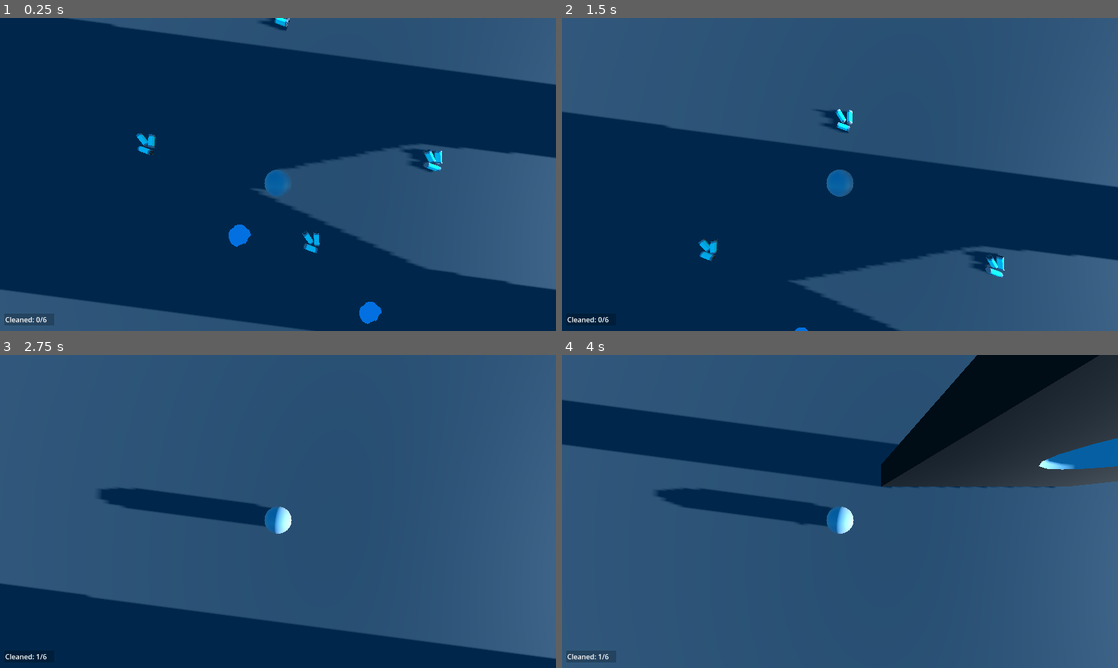
Above: before the commit, frames 1-4 (two rows, left to right).
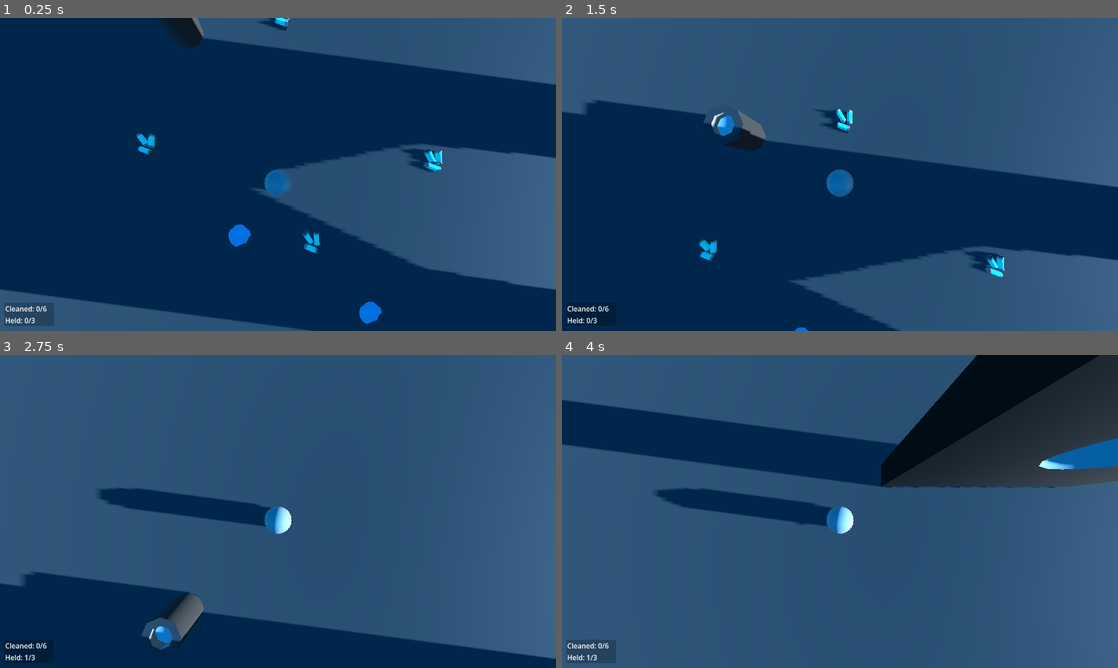
Above: after the commit, the same moments.

Repository: JustDavide/JanitorDemo
Game: Godot game, scene res://scenes/main.tscn
Same seed, same stepped clock (60 frames per second), same inputs: the game is played once before the commit and once after it.
Inputs (mouse positions are in pixels of both pictures, inside the frame that each line leads up to):
- Up to frame 1 (0.25 s): no input
- Up to frame 2 (1.5 s): tap Enter at 0.5 s; move the mouse to (867, 174) at 0.52 s; hold E (Interact) 0.53-1.28 s; hold W (Forwards) from 0.53 s (still down); move the mouse to (812, 174) at 1.27 s; tap E (Interact) at 1.35 s
- Up to frame 3 (2.75 s): keep holding W (Forwards); tap E (Interact) at 2 s; move the mouse to (289, 505) at 2.02 s; hold E (Interact) from 2.03 s (still down); click (289, 505) at 2.1 s
- Up to frame 4 (4 s): keep holding W (Forwards); move the mouse to (834, 517) at 2.77 s; release E (Interact) at 2.78 s; tap E (Interact) at 2.85 s; move the mouse to (878, 514) at 3.52 s; hold E (Interact) from 3.53 s (still down)

The runs differ from the first frame. In frame 1, 1.3% of the frame differs, in the area x 0-37%, y 0-99%; in frame 2, 2.1%; in frame 3, 2.8%, in the area x 1-37%, y 69-98%; in frame 4, 0.4%.

Commit message:
added trashcan mechanic, inventory "system", other stuff?
Now we have to dump the trash so it has some gameplay ig?

Diff:
--- /dev/null
+++ b/assets/trash/trash_can.tscn
@@ -0,0 +1,39 @@
+[gd_scene format=3 uid="uid://cbt2raoawt2la"]
+
+[ext_resource type="Script" uid="uid://2lfd270j6at1" path="res://scripts/trash_can.gd" id="1_abd7n"]
+
+[sub_resource type="StandardMaterial3D" id="StandardMaterial3D_q5kda"]
+albedo_color = Color(0.22670749, 0.22670749, 0.22670746, 1)
+
+[sub_resource type="StandardMaterial3D" id="StandardMaterial3D_abd7n"]
+albedo_color = Color(0.6860115, 0.67439246, 0.73272985, 1)
+
+[sub_resource type="BoxShape3D" id="BoxShape3D_h2oqf"]
+size = Vector3(1.9502258, 1.391449, 2.1514435)
+
+[node name="TrashCan" type="Node3D" unique_id=512871746]
+script = ExtResource("1_abd7n")
+
+[node name="CSGCylinder3D" type="CSGCylinder3D" parent="." unique_id=581446761]
+transform = Transform3D(1, 0, 0, 0, 1, 0, 0, 0, 1, 0, 0.7352295, 0)
+use_collision = true
+radius = 0.7236328
+height = 1.7165527
+material = SubResource("StandardMaterial3D_q5kda")
+
+[node name="CSGCylinder3D" type="CSGCylinder3D" parent="CSGCylinder3D" unique_id=757442241]
+transform = Transform3D(1, 0, 0, 0, 1, 0, 0, 0, 1, 0, 0.22021484, 0)
+operation = 2
+radius = 0.41992188
+height = 1.5595703
+
+[node name="CSGCylinder3D2" type="CSGCylinder3D" parent="CSGCylinder3D" unique_id=275662816]
+transform = Transform3D(1, 0, 0, 0, 1, 0, 0, 0, 1, 0, -0.08288574, 0)
+height = 1.3444824
+material = SubResource("StandardMaterial3D_abd7n")
+
+[node name="Area3D" type="Area3D" parent="." unique_id=1503571460]
+
+[node name="CollisionShape3D" type="CollisionShape3D" parent="Area3D" unique_id=1377695918]
+transform = Transform3D(1.5, 0, 0, 0, 1.5, 0, 0, 0, 1.5, -0.041234553, 0.78057754, 0.027240753)
+shape = SubResource("BoxShape3D_h2oqf")
--- a/scenes/Player.tscn
+++ b/scenes/Player.tscn
@@ -2,6 +2,7 @@
 
 [ext_resource type="Script" uid="uid://cwssoo2wyi8b4" path="res://scripts/CharacterController.gd" id="1_rpqav"]
 [ext_resource type="Script" uid="uid://beyhpser1dmet" path="res://scripts/debug.gd" id="2_kyqiw"]
+[ext_resource type="Script" uid="uid://cmg0h8jbspyf4" path="res://scripts/held.gd" id="4_mdl7e"]
 [ext_resource type="Script" uid="uid://b1avdn5xhfwhc" path="res://scripts/CleanProgress.gd" id="5_qu4a1"]
 
 [sub_resource type="CapsuleMesh" id="CapsuleMesh_q4ygm"]
@@ -45,6 +46,10 @@
 [sub_resource type="Theme" id="Theme_70d11"]
 ProgressBar/styles/background = SubResource("StyleBoxFlat_3li8b")
 ProgressBar/styles/fill = SubResource("StyleBoxFlat_qu4a1")
+
+[sub_resource type="Theme" id="Theme_mdl7e"]
+Label/colors/font_color = Color(1, 0, 0, 1)
+Label/colors/font_outline_color = Color(0, 0, 0, 1)
 
 [sub_resource type="SphereShape3D" id="SphereShape3D_qu4a1"]
 radius = 0.9989629
@@ -91,9 +96,9 @@
 [node name="CleanedPanel" type="PanelContainer" parent="UI" unique_id=789117837]
 layout_mode = 0
 offset_left = 10.0
-offset_top = 680.0
+offset_top = 655.0
 offset_right = 125.0
-offset_bottom = 707.0
+offset_bottom = 709.0
 theme = SubResource("Theme_qu4a1")
 
 [node name="MarginContainer" type="MarginContainer" parent="UI/CleanedPanel" unique_id=1635709921]
@@ -102,10 +107,15 @@
 [node name="VBoxContainer" type="VBoxContainer" parent="UI/CleanedPanel/MarginContainer" unique_id=1678175961]
 layout_mode = 2
 
-[node name="Label" type="Label" parent="UI/CleanedPanel/MarginContainer/VBoxContainer" unique_id=736822612]
+[node name="Cleaned" type="Label" parent="UI/CleanedPanel/MarginContainer/VBoxContainer" unique_id=736822612]
 layout_mode = 2
 text = "PLACEHOLDER"
 script = ExtResource("5_qu4a1")
+
+[node name="Held" type="Label" parent="UI/CleanedPanel/MarginContainer/VBoxContainer" unique_id=1246794901]
+layout_mode = 2
+text = "PLACEHOLDER"
+script = ExtResource("4_mdl7e")
 
 [node name="Tooltip" type="Label" parent="UI" unique_id=1645969908]
 visible = false
@@ -127,6 +137,20 @@
 max_value = 1.0
 show_percentage = false
 
+[node name="MaxInv" type="Label" parent="UI" unique_id=106308300]
+visible = false
+layout_mode = 0
+offset_left = 540.0
+offset_top = 194.0
+offset_right = 767.0
+offset_bottom = 243.0
+theme = SubResource("Theme_mdl7e")
+theme_override_colors/font_outline_color = Color(0, 0, 0, 1)
+theme_override_constants/outline_size = 3
+text = "Maximum Inventory Reached
+(Go Dump Your Trash)"
+horizontal_alignment = 1
+
 [node name="Area3D" type="Area3D" parent="." unique_id=2046823731]
 
 [node name="CollisionShape3D" type="CollisionShape3D" parent="Area3D" unique_id=2122494127]
--- a/scenes/main.tscn
+++ b/scenes/main.tscn
@@ -3,6 +3,7 @@
 [ext_resource type="PackedScene" uid="uid://bgfdjuhf7oacr" path="res://scenes/Player.tscn" id="1_jjgbg"]
 [ext_resource type="PackedScene" uid="uid://deu44euh4qkt8" path="res://assets/trash/bunch_of_cans.tscn" id="2_0wfyh"]
 [ext_resource type="PackedScene" uid="uid://bxg0wbwds88vq" path="res://assets/trash/puddle.tscn" id="3_sugp2"]
+[ext_resource type="PackedScene" uid="uid://cbt2raoawt2la" path="res://assets/trash/trash_can.tscn" id="4_jyhfs"]
 
 [sub_resource type="ProceduralSkyMaterial" id="ProceduralSkyMaterial_7u77a"]
 sky_top_color = Color(0, 0.3943951, 0.75831825, 1)
@@ -106,3 +107,6 @@
 
 [node name="Puddle" parent="." unique_id=369697662 instance=ExtResource("3_sugp2")]
 transform = Transform3D(1, 0, 0, 0, 1, 0, 0, 0, 1, -6.906752, 0.5000019, 5.4607315)
+
+[node name="TrashCan" parent="." unique_id=512871746 instance=ExtResource("4_jyhfs")]
+transform = Transform3D(1, 0, 0, 0, 1, 0, 0, 0, 1, -9.283062, 0.6230478, -3.90201)
--- a/scripts/Cans.gd
+++ b/scripts/Cans.gd
@@ -1,28 +1,43 @@
 extends Node3D
 
 var tooltip
+var interact = InputMap.get_action_description("Interact")
+var maxInvLabel
 
 func _ready() -> void:
 	Global.registerTrash()
 	tooltip = Global.playerUI.get_node("Tooltip")
+	maxInvLabel = Global.playerUI.get_node("MaxInv")
+	maxInvLabel.modulate.a = 0.0
 	$Area3D.area_entered.connect(_on_area_entered)
 	$Area3D.area_exited.connect(_on_area_exited)
 
 func _process(_delta: float) -> void:
 	if Input.is_action_just_pressed("Interact"):
-		clean()
+		hold()
 
 func _on_area_entered(area: Node3D):
 	if area.get_parent().name == "Player":
+		tooltip.text = "Press %s to clean" % interact
 		tooltip.visible = true
 
 func _on_area_exited(area: Node3D):
 	if area.get_parent().name == "Player":
 		tooltip.visible = false
 
-func clean():
+func hold():
 	var areas = $Area3D.get_overlapping_areas()
 	for area in areas:
 		if area.get_parent().name == "Player":
-			Global.addCleaned()
-			queue_free()
+			if Global.trashHeld != Global.maxInventory:
+				Global.addHeld()
+				queue_free()
+			else:
+				maxInvLabel.modulate.a = 1.0
+				maxInvLabel.visible = true
+
+				var tween = create_tween() # first time using ts idk what I'm doing
+				tween.tween_interval(2.0)
+				tween.tween_property(maxInvLabel, "modulate:a", 0.0, 0.5)
+				tween.tween_callback(func(): maxInvLabel.visible = false)
+				# looks good? might change it later
--- a/scripts/Puddles.gd
+++ b/scripts/Puddles.gd
@@ -30,7 +30,6 @@
 	if area.get_parent().name == "Player":
 		playerNear = false
 		tooltip.visible = false
-		tooltip.text = "Press %s to clean" % interact
 
 func _process(delta: float) -> void:
 	if playerNear and Input.is_action_pressed("Interact"):
@@ -47,12 +46,14 @@
 	else:
 		if mopBar.visible:
 			mopBar.visible = false
-		#holdTime = 0.0
-		#mopBar.value = 0
+		$Puddle.scale = ogScale
+		holdTime = 0.0
+		mopBar.value = 0
+		# Reset values and scale on player leaving the area/stop holding
 
 func mop():
 	if mopBar.visible: # Failsafe
 		mopBar.visible = false
 		mopBar.value = 0
-	Global.addCleaned()
+	Global.addCleaned(1)
 	queue_free()
--- a/scripts/global.gd
+++ b/scripts/global.gd
@@ -3,20 +3,32 @@
 var debug
 var playerUI
 
+var trashHeld : int = 0
+var maxInventory : int = 3 # Possible inventory system and/or upgrades? idk. possible
+
 var cleaned : int = 0
 var totalTrash : int = 0
 
 signal change_clean_count(new_count, total)
+signal change_held_count(new_held, total)
 
 func registerTrash():
 	totalTrash += 1
 	emit_signal("change_clean_count", cleaned, totalTrash)
 
-func addCleaned():
-	cleaned += 1
+func addCleaned(count: int):
+	cleaned += count
 	emit_signal("change_clean_count", cleaned, totalTrash)
 
-func resetTrash():
+func resetTrash(): # For level resetting/level changing
 	cleaned = 0
 	totalTrash = 0
 	emit_signal("change_clean_count", cleaned, totalTrash)
+
+func addHeld():
+	trashHeld += 1
+	emit_signal("change_held_count", trashHeld, maxInventory)
+
+func removeHeld(count: int):
+	trashHeld -= count
+	emit_signal("change_held_count", trashHeld, maxInventory)
--- /dev/null
+++ b/scripts/held.gd
@@ -0,0 +1,8 @@
+extends Label
+
+func _ready() -> void:
+	Global.change_held_count.connect(on_held_change)
+	text = "Held: 0/%d" % Global.maxInventory
+
+func on_held_change(held: int, maxInv: int):
+	text = "Held: %d/%d" % [held, maxInv]
--- /dev/null
+++ b/scripts/trash_can.gd
@@ -0,0 +1,29 @@
+extends Node3D
+
+var tooltip
+var interact = InputMap.get_action_description("Interact")
+
+func _ready() -> void:
+	tooltip = Global.playerUI.get_node("Tooltip")
+	$Area3D.area_entered.connect(_on_area_entered)
+	$Area3D.area_exited.connect(_on_area_exited)
+
+func _on_area_entered(area: Node3D):
+	if area.get_parent().name == "Player":
+		tooltip.text = "Press %s to dump all of your trash" % interact
+		tooltip.visible = true
+
+func _on_area_exited(area: Node3D):
+	if area.get_parent().name == "Player":
+		tooltip.visible = false
+
+func _process(_delta: float) -> void:
+	if Input.is_action_just_pressed("Interact"):
+		clean()
+
+func clean():
+	var areas = $Area3D.get_overlapping_areas()
+	for area in areas:
+		if area.get_parent().name == "Player":
+			Global.addCleaned(Global.trashHeld)
+			Global.removeHeld(Global.trashHeld)
Not shown, added: scripts/held.gd.uid
Not shown, added: scripts/trash_can.gd.uid
